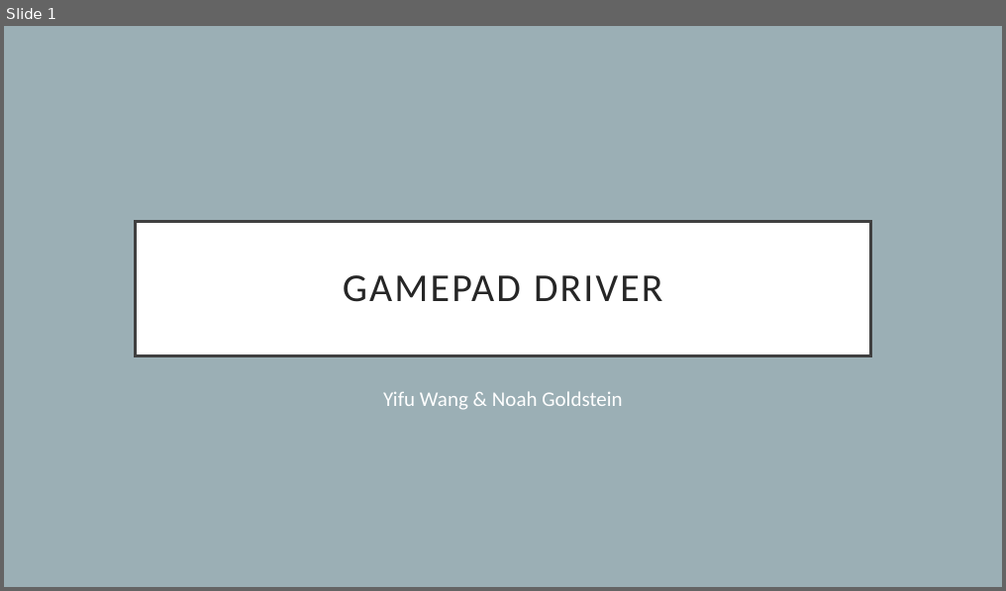
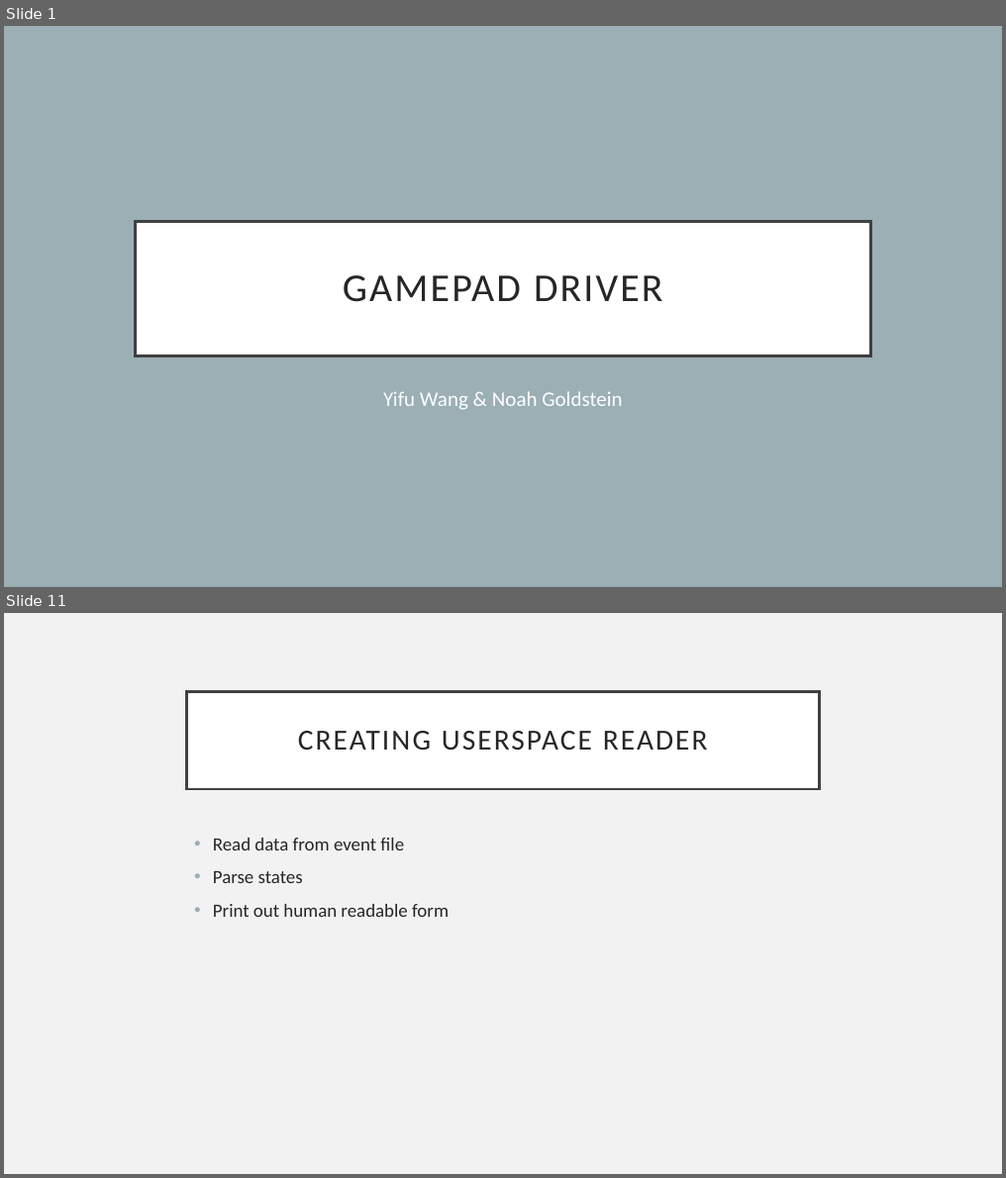
Before and after one commit to Luna1996/Joystick, a slide deck: present.pptx. Shown one above the other, each under a label of ours: slide 1 before the commit, slides 1 and 11 after it; the slides between them are not shown. The pictures are 1006x591 and 1006x1178 pixels, drawn with LibreOffice and Linux fonts; fonts in the diff are those of the drawing. Boxes give left, top, right and bottom in pixels: in the first picture for what was removed or moved away, otherwise in the second. Text is boxed around its words. In the diff, an @@ line names an element or a change of style, - is before the commit and + after.

```diff
--- a/present.pptx
+++ b/present.pptx
@@ slide 11 added at bbox=[4, 613, 1002, 1174], background #F2F2F2 @@
@@ title added at bbox=[187, 691, 819, 789], fill #FFFFFF, outline #404040 2.5 pt, 28 pt, text #262626 @@
+CREATING USERSPACE READER
@@ text added at bbox=[213, 838, 449, 917], 18 pt, text #262626 @@
+• Read data from event file
+• Parse states
+• Print out human readable form
```
Also in this commit, not shown: 2 slides changed, 9 other slides added, 2 slides removed, 1 other file.
